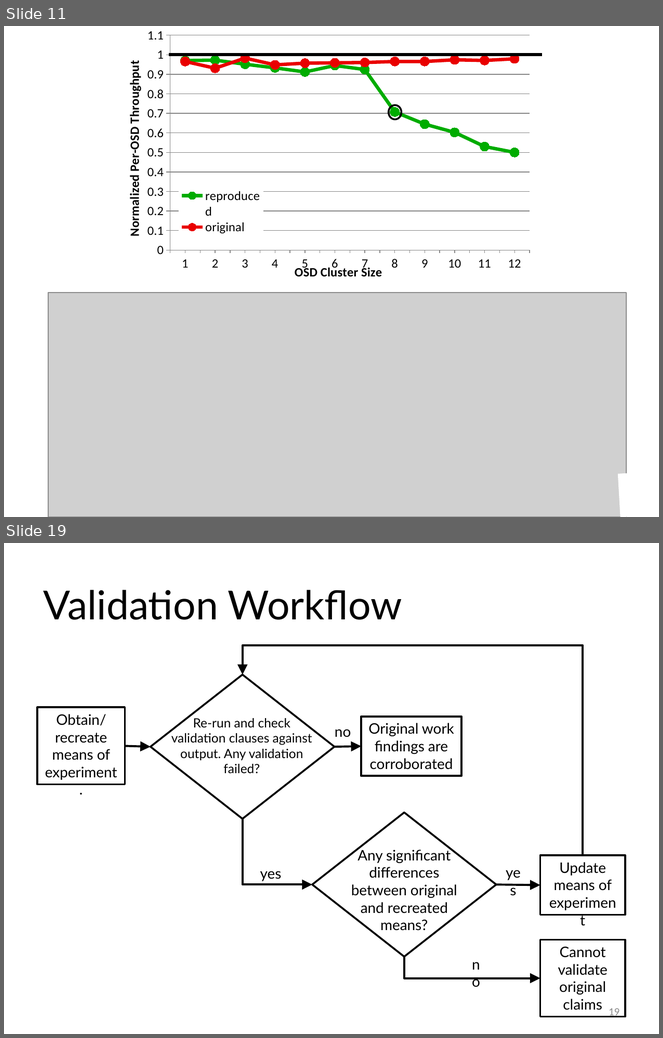
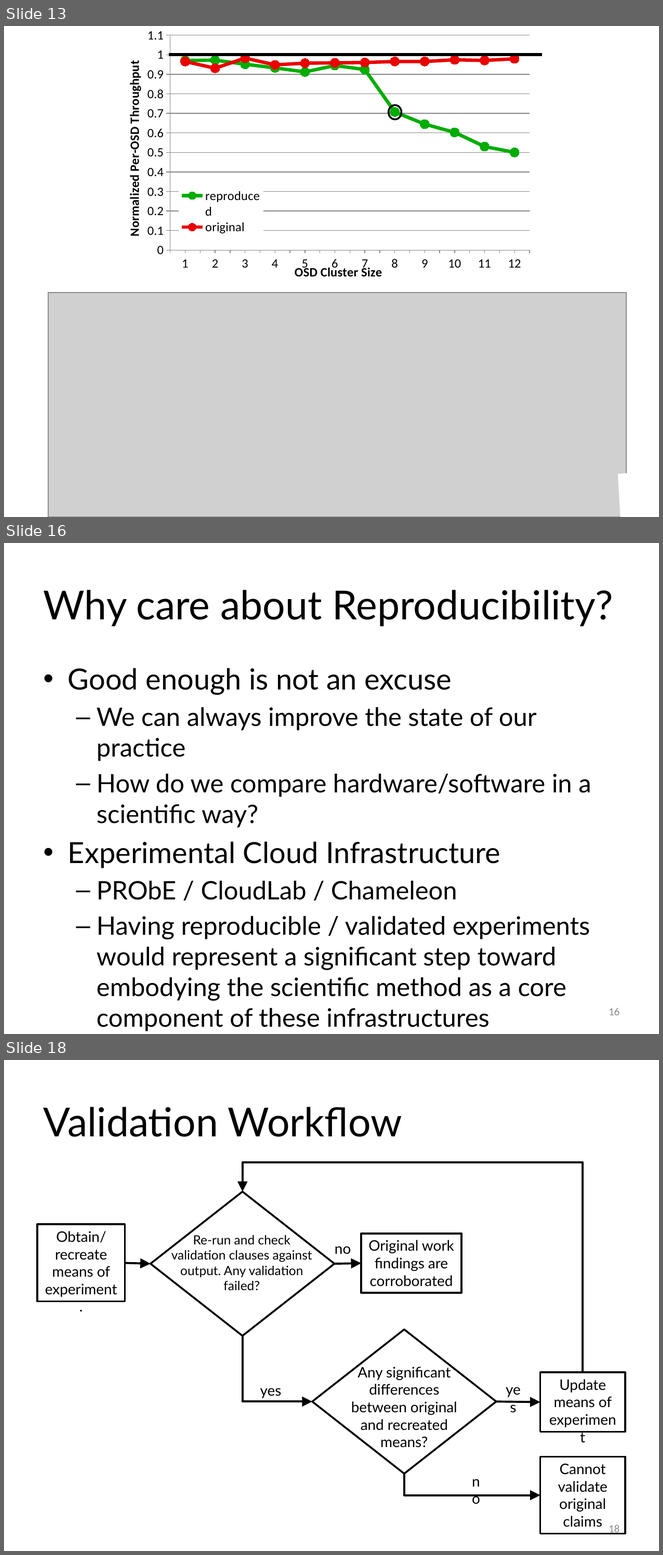
Before and after one commit to ivotron/pdsw15, a slide deck: slides.pptx. Shown one above the other, each under a label of ours: slides 11 and 19 before the commit, slides 13, 16 and 18 after it; the slides between them are not shown. The pictures are 663x1038 and 663x1555 pixels, drawn with LibreOffice and Linux fonts; fonts in the diff are those of the drawing; grey boxes stand for pictures. Boxes give left, top, right and bottom in pixels: in the first picture for what was removed or moved away, otherwise in the second. Text is boxed around its words. In the diff, an @@ line names an element or a change of style, - is before the commit and + after.

```diff
--- a/slides.pptx
+++ b/slides.pptx
@@ slide 16 added at <box>4,543,659,1034</box>, background #FFFFFF @@
@@ title added at <box>44,590,614,626</box>, 44 pt, text #000000 @@
+Why care about Reproducibility?
@@ text added at <box>68,668,591,1032</box>, 28 pt, text #000000 @@
+• Good enough is not an excuse
+  – We can always improve the state of our practice
+  – How do we compare hardware/software in a scientific way?
+• Experimental Cloud Infrastructure
+  – PRObE / CloudLab / Chameleon
+  – Having reproducible / validated experiments would represent a significant step toward embodying the scientific method as a core component of these infrastructures
@@ page number added at <box>609,1008,620,1016</box>, 12 pt, text #8C8C8C @@
+16
@@ what was slide 11 is now slide 13 @@
@@ what was slide 19 is now slide 18 @@
@@ page number at <box>609,1525,620,1535</box>: text changed @@
-19
+18
```
Also in this commit, not shown: 7 slides changed, 7 other slides added, 3 slides removed.
